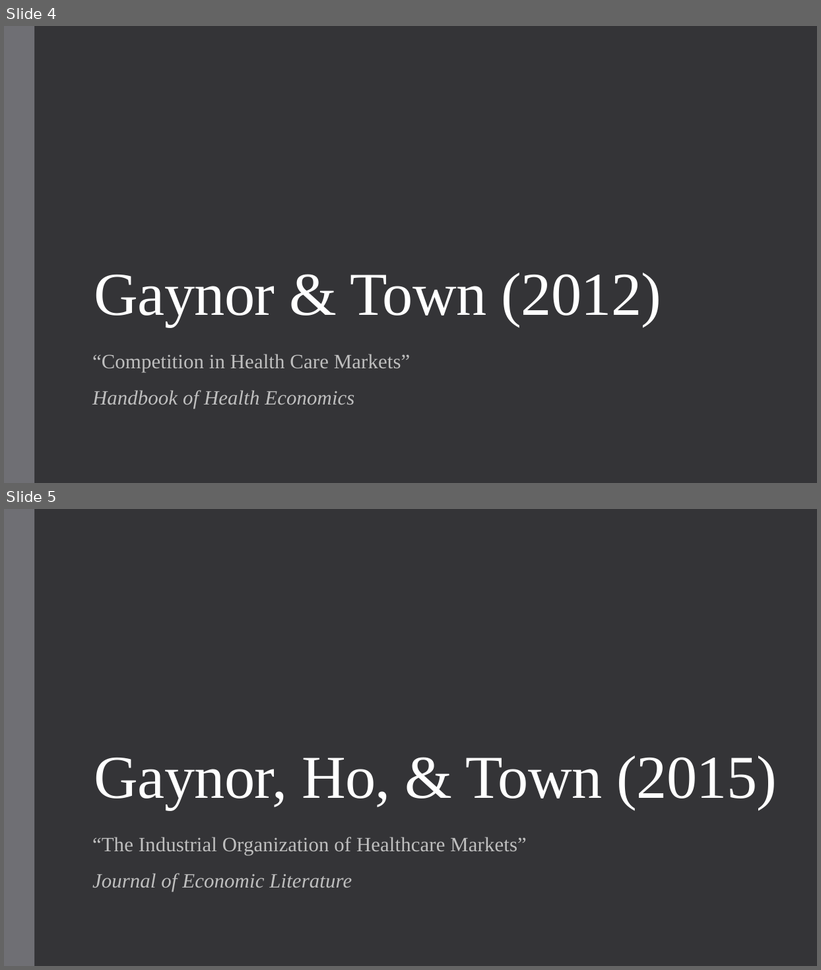
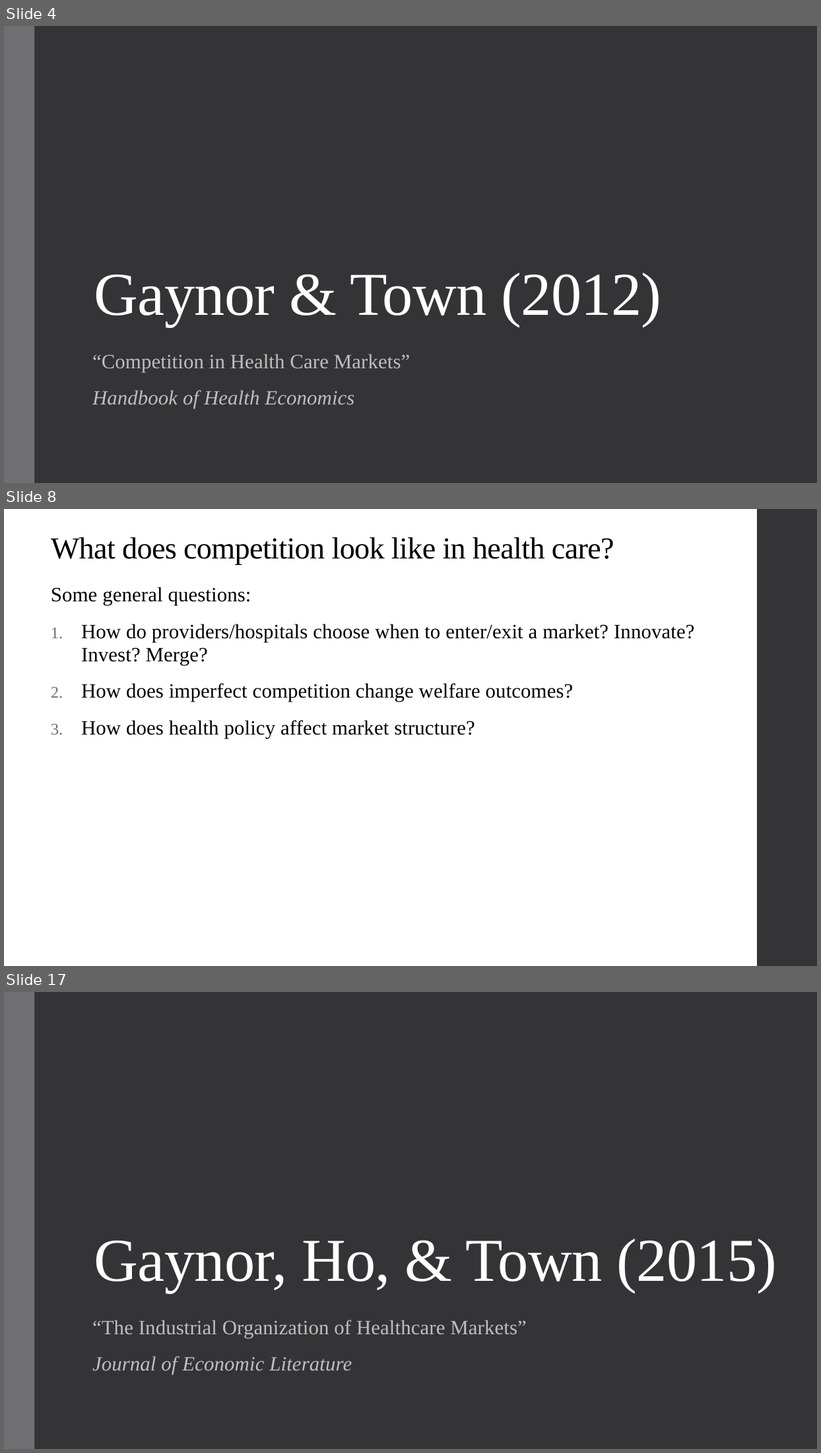
Before and after one commit to alex-hoagland/HAD6750H, a slide deck: Lecture06_HealthSystems/L6Slides_HealthSystems_2023W.pptx. Shown one above the other, each under a label of ours: slides 4 and 5 before the commit, slides 4, 8 and 17 after it; the slides between them are not shown. The pictures are 821x970 and 821x1453 pixels, drawn with LibreOffice and Linux fonts; fonts in the diff are those of the drawing. Boxes give left, top, right and bottom in pixels: in the first picture for what was removed or moved away, otherwise in the second. Text is boxed around its words. In the diff, an @@ line names an element or a change of style, - is before the commit and + after.

```diff
--- a/Lecture06_HealthSystems/L6Slides_HealthSystems_2023W.pptx
+++ b/Lecture06_HealthSystems/L6Slides_HealthSystems_2023W.pptx
@@ slide 8 added at <box>4,509,817,966</box>, background #FFFFFF @@
@@ rectangle added at <box>757,509,817,966</box>, fill #353537 @@
@@ title added at <box>51,537,614,565</box>, 36 pt, text #000000 @@
+What does competition look like in health care?
@@ text added at <box>51,587,694,739</box>, 24 pt, text #000000 @@
+Some general questions:
+1. How do providers/hospitals choose when to enter/exit a market? Innovate? Invest? Merge?
+2. How does imperfect competition change welfare outcomes?
+3. How does health policy affect market structure?
@@ what was slide 5 is now slide 17 @@
```
Also in this commit, not shown: 1 slide changed, 34 other slides added, 2 slides removed, 14 other files.
